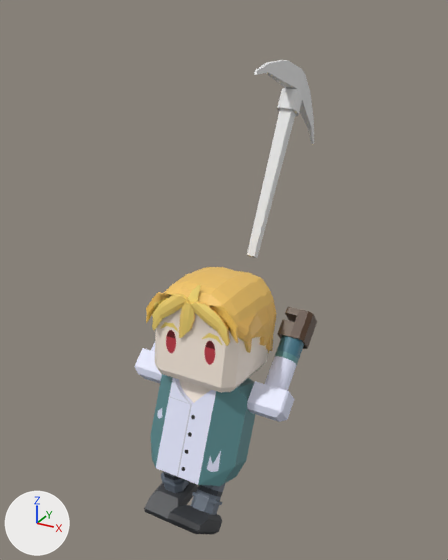
Two versions of the FBX model Assets/Character Models/Pickaxe Anims.fbx, one commit apart.
Before and after are seen from a camera (50 mm lens) standing at (6.02, -9.61, 10.74) and looking at (-0.38, 2.03, 4.91). Every picture has the same lights, and +X, +Y and +Z are marked at lower left. The older version comes first.

The scene before the commit, as lines of its bpy script (objects in view):
```python
ob_foot_l_002 = bpy.data.objects.new('Foot_L.002', me_cube_011)
ob_foot_l_002.location = (0.0, -0.89, 0.29)
ob_foot_l_002.rotation_euler = (-0.741, 0.0, 0.0)  # degrees (-42, 0, 0)
ob_foot_r_002 = bpy.data.objects.new('Foot_R.002', me_cube_013)
ob_foot_r_002.location = (0.0, 0.03, -0.03)
ob_foot_r_002.rotation_euler = (-3.065, 0.0, 0.0)  # degrees (-176, 0, 0)
ob_foot_r_002.scale = (-1.0, -1.0, -1.0)
ob_hair_001 = bpy.data.objects.new('Hair.001', me_cube_014)
ob_hair_001.location = (0.0, 0.29, -0.16)
ob_hair_001.rotation_euler = (-0.133, 0.0, 0.0)  # degrees (-7.6, 0, 0)
ob_hand_l_002 = bpy.data.objects.new('Hand_L.002', me_cylinder_004)
ob_hand_l_002.location = (0.0, 2.95, 4.87)
ob_hand_l_002.rotation_euler = (2.284, 0.0, 0.0)  # degrees (131, 0, 0)
ob_hand_r_002 = bpy.data.objects.new('Hand_R.002', me_cylinder_005)
ob_hand_r_002.location = (0.0, 2.95, 4.87)
ob_hand_r_002.rotation_euler = (2.284, 0.0, 0.0)  # degrees (131, 0, 0)
ob_head_002 = bpy.data.objects.new('Head.002', me_cube_012)
ob_head_002.location = (0.0, 0.29, -0.16)
ob_head_002.rotation_euler = (-0.133, 0.0, 0.0)  # degrees (-7.6, 0, 0)
ob_pickaxe = bpy.data.objects.new('Pickaxe', me_cube_025)
ob_pickaxe.location = (0.13, 3.64, 6.88)
ob_pickaxe.rotation_euler = (1.571, -0.526, -1.571)  # degrees (90, -30, -90)
ob_torso_002 = bpy.data.objects.new('Torso.002', me_cube_010)
ob_torso_002.location = (0.0, -0.54, 0.06)
ob_torso_002.rotation_euler = (-0.4, 0.0, 0.0)  # degrees (-23, 0, 0)
```
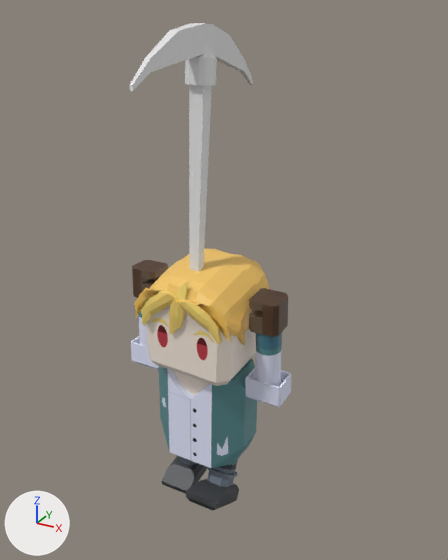
Edits to the bpy script that builds the scene:
```text
Change ob_foot_l_002:
    ob_foot_l_002.location: (0.0, -0.89, 0.29) -> (0.0, -0.08, 0.44)
    ob_foot_l_002.rotation_euler: (-0.741, 0.0, 0.0) -> (-0.525, 0.0, 0.0)  # degrees (-42, 0, 0) -> degrees (-30, 0, 0)
Change ob_pickaxe:
    ob_pickaxe.location: (0.13, 3.64, 6.88) -> (0.13, 0.35, 7.66)
    ob_pickaxe.rotation_euler: (1.571, -0.526, -1.571) -> (1.571, -0.0747, -1.571)  # degrees (90, -30, -90) -> degrees (90, -4.3, -90)
Change ob_hand_r_002:
    ob_hand_r_002.location: (0.0, 2.95, 4.87) -> (0.0, 0.41, 6.37)
    ob_hand_r_002.rotation_euler: (2.284, 0.0, 0.0) -> (-3.086, 0.0, 0.0)  # degrees (131, 0, 0) -> degrees (-177, 0, 0)
Change ob_hair_001:
    ob_hair_001.location: (0.0, 0.29, -0.16) -> (-0.12, 0.75, 0.28)
    ob_hair_001.rotation_euler: (-0.133, 0.0, 0.0) -> (0.0497, 0.0364, -0.00703)  # degrees (-7.6, 0, 0) -> degrees (2.8, 2.1, -0.4)
Change ob_head_002:
    ob_head_002.location: (0.0, 0.29, -0.16) -> (-0.12, 0.75, 0.28)
    ob_head_002.rotation_euler: (-0.133, 0.0, 0.0) -> (0.0497, 0.0364, -0.00703)  # degrees (-7.6, 0, 0) -> degrees (2.8, 2.1, -0.4)
Change ob_foot_r_002:
    ob_foot_r_002.location: (0.0, 0.03, -0.03) -> (0.0, 0.77, 0.3)
    ob_foot_r_002.rotation_euler: (-3.065, 0.0, 0.0) -> (-2.946, 0.0, 0.0)  # degrees (-176, 0, 0) -> degrees (-169, 0, 0)
Change ob_torso_002:
    ob_torso_002.location: (0.0, -0.54, 0.06) -> (0.0, 0.51, 0.27)
    ob_torso_002.rotation_euler: (-0.4, 0.0, 0.0) -> (-0.0245, 0.0, 0.0)  # degrees (-23, 0, 0) -> degrees (-1.4, 0, 0)
Change ob_hand_l_002:
    ob_hand_l_002.location: (0.0, 2.95, 4.87) -> (0.0, 0.69, 6.37)
    ob_hand_l_002.rotation_euler: (2.284, 0.0, 0.0) -> (3.105, 0.0, 0.0)  # degrees (131, 0, 0) -> degrees (178, 0, 0)
```

Changed parts and their boxes (x1, y1, x2, y2) in the pictures (448 x 560 px):
'Pickaxe', moved, turned
    before: (247, 60, 314, 258)
    after: (130, 23, 253, 272)
'Torso.002', moved, turned
    before: (150, 374, 255, 486)
    after: (159, 358, 257, 468)
'Hair.001', moved, turned
    before: (146, 267, 276, 353)
    after: (134, 248, 270, 345)
'Head.002', moved, turned
    before: (155, 308, 268, 393)
    after: (146, 304, 256, 386)
'Hand_R.002', moved, turned
    before: (247, 307, 317, 422)
    after: (245, 288, 291, 407)
'Foot_L.002', moved, turned
    before: (168, 484, 225, 535)
    after: (186, 459, 239, 511)
'Foot_R.002', moved, turned
    before: (144, 471, 198, 523)
    after: (162, 456, 208, 494)
'Hand_L.002', moved, turned
    before: (134, 342, 162, 383)
    after: (131, 260, 168, 370)
